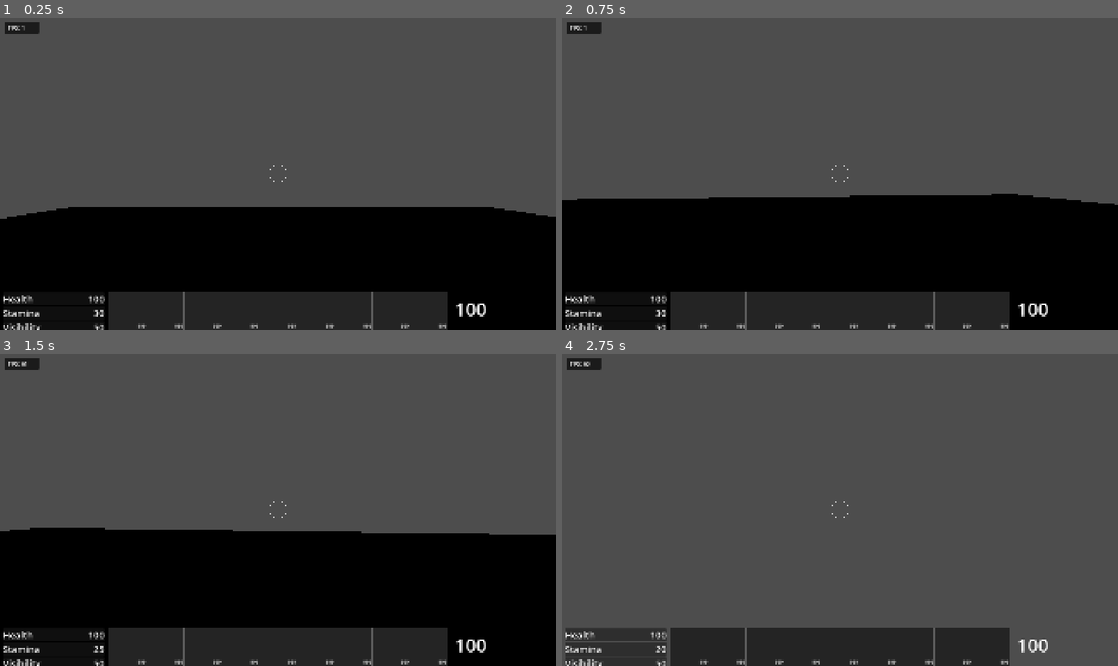
Above: before the commit, frames 1-4 (two rows, left to right).
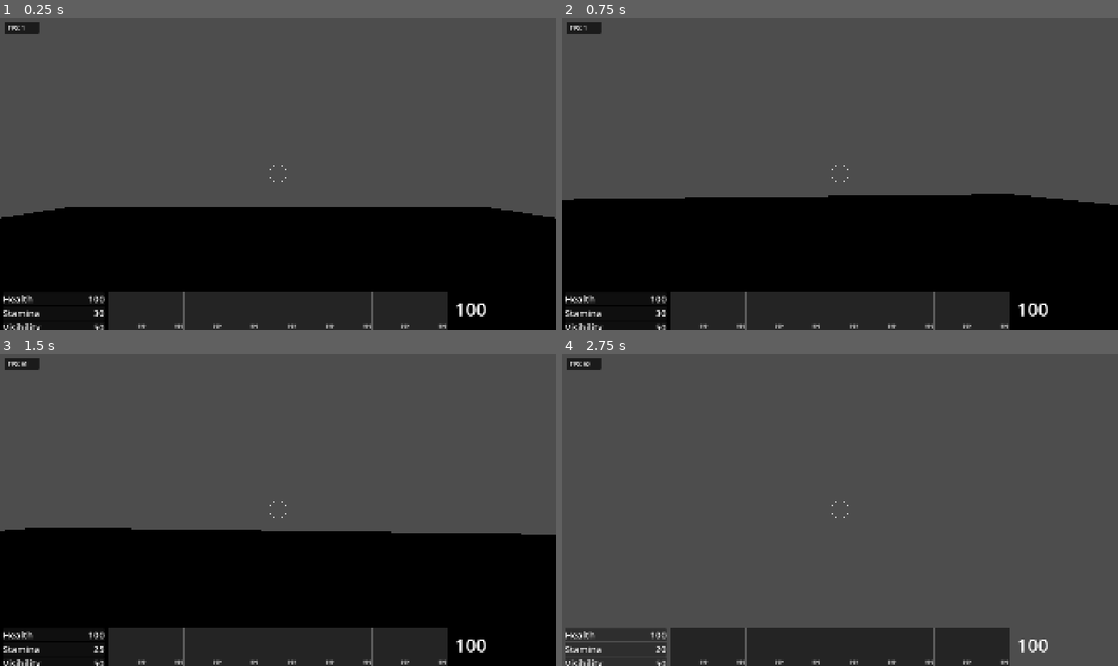
Above: after the commit, the same moments.

Repository: janisl/rpg-core
Game: Godot game, scene res://levels/test2.tscn
The game is run twice, just before and just after one commit, with the same random seed, the same clock (stepped at 60 frames per second) and the same inputs. This scene is started directly instead of the project's main scene.
Inputs (mouse positions are in pixels of both pictures, inside the frame that each line leads up to):
- Up to frame 1 (0.25 s): no input
- Up to frame 2 (0.75 s): tap Enter at 0.5 s; move the mouse to (867, 170) at 0.52 s; hold W (forward) from 0.53 s (still down); hold Shift (crouch) from 0.53 s (still down)
- Up to frame 3 (1.5 s): keep holding W (forward); tap Space (jump) at 0.77 s; move the mouse to (250, 510) at 1.27 s; release Shift (crouch) at 1.28 s; tap T (cycle_ammo) at 1.35 s
- Up to frame 4 (2.75 s): keep holding W (forward); tap Space (jump) at 1.52 s; move the mouse to (851, 503) at 2.02 s; hold E (interact) from 2.03 s (still down)

The runs differ from the first frame. In frame 1, less than 0.1% of the frame differs, in the area x 0-100%, y 60-65%; in frame 2, less than 0.1%; in frame 3, 0.1%, in the area x 0-94%, y 55-58%; in frame 4, nothing differs.

Commit message:
Test loading the player state.

Diff:
--- a/levels/test2.tscn
+++ b/levels/test2.tscn
@@ -11,6 +11,8 @@
 size = Vector3(1, 2, 1)
 
 [node name="Test2" type="Node3D" unique_id=1194768108]
+
+[node name="Player" parent="." unique_id=86196454 instance=ExtResource("2_k2k1l")]
 
 [node name="CSGBox3D" type="CSGBox3D" parent="." unique_id=1732367911]
 transform = Transform3D(1, 0, 0, 0, 1, 0, 0, 0, 1, 0, -0.5, 0)
@@ -31,6 +33,3 @@
 
 [node name="CollisionShape3D" type="CollisionShape3D" parent="CSGBox3D2/LevelTransition" unique_id=1891774503]
 shape = SubResource("BoxShape3D_bsiym")
-
-[node name="Player" parent="CSGBox3D2" unique_id=86196454 instance=ExtResource("2_k2k1l")]
-transform = Transform3D(1, 0, 0, 0, 1, 0, 0, 0, 1, -4.1391883, -0.9999999, -0.10892534)
--- a/systems/levels/level_manager.gd
+++ b/systems/levels/level_manager.gd
@@ -5,7 +5,10 @@
 	_save_player_state()
 	if get_tree().current_scene.scene_file_path == "res://levels/test.tscn":
 		_save_level_state()
-	load_new_level(level_path)
+
+	await load_new_level(level_path)
+
+	_load_player_state()
 
 
 func load_new_level(level_path: String) -> void:
@@ -21,6 +24,15 @@
 
 	var path := "user://player.tres"
 	ResourceSaver.save(state, path)
+
+
+func _load_player_state() -> void:
+	var path := "user://player.tres"
+	var state := ResourceLoader.load(path)
+
+	var player := get_tree().get_first_node_in_group("player") as Player
+	player.load_state(state.state)
+	player.position = Vector3.ZERO
 
 
 func _save_level_state() -> void:
